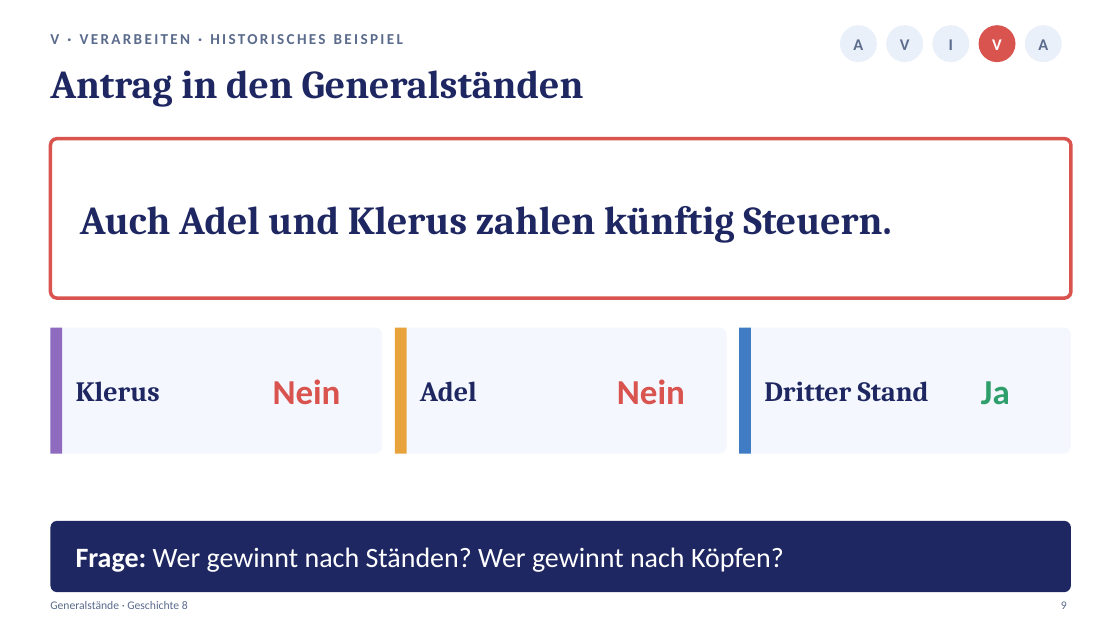
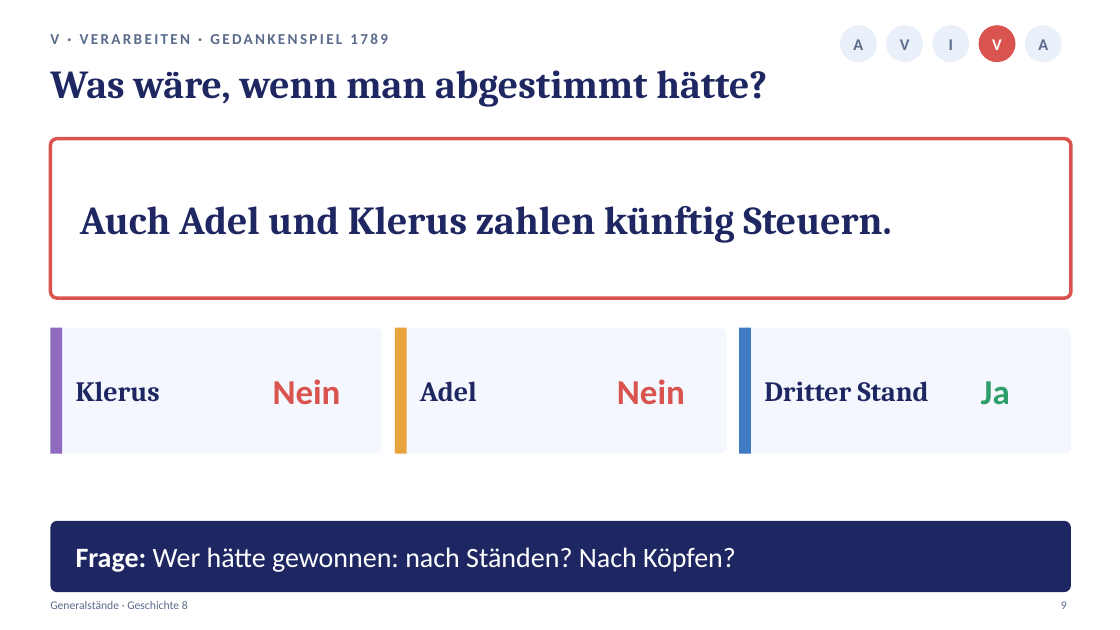
Before and after one commit to golzkonstantin-gif/Schule, a slide deck: slide 9 of Geschichte_8/Generalstaende_Stunde1/Praesentation_Generalstaende_Stunde1.pptx. Drawn at 1120x630 pixels with LibreOffice and Linux fonts; fonts in the diff are those of the drawing. Boxes give left, top, right and bottom in pixels: in the first picture for what was removed or moved away, otherwise in the second. Text is boxed around its words. In the diff, an @@ line names an element or a change of style, - is before the commit and + after.

```diff
--- a/Geschichte_8/Generalstaende_Stunde1/Praesentation_Generalstaende_Stunde1.pptx
+++ b/Geschichte_8/Generalstaende_Stunde1/Praesentation_Generalstaende_Stunde1.pptx
@@ text at (50,33,388,44): text changed @@
-V · VERARBEITEN · HISTORISCHES BEISPIEL
+V · VERARBEITEN · GEDANKENSPIEL 1789
@@ text at (50,70,767,107): text changed @@
-Antrag in den Generalständen
+Was wäre, wenn man abgestimmt hätte?
@@ text at (76,547,736,572): text changed @@
-Frage: Wer gewinnt nach Ständen? Wer gewinnt nach Köpfen?
+Frage: Wer hätte gewonnen: nach Ständen? Nach Köpfen?
```
Also in this commit, not shown: 1 other slide changed, 6 other files.
